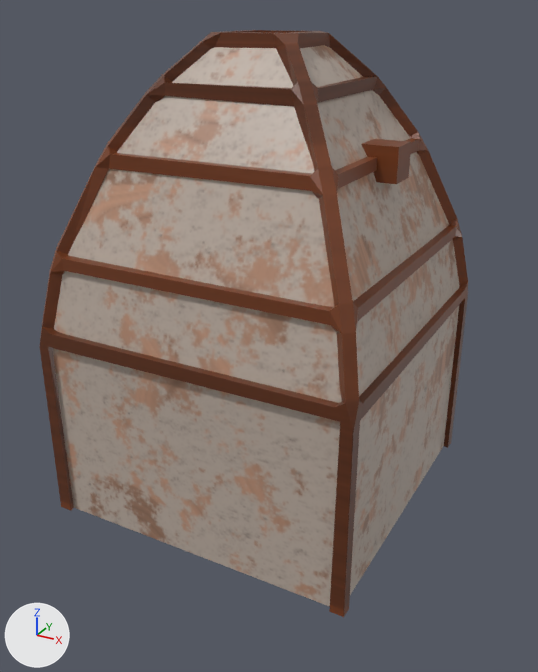
The OBJ model Proyecto/Proyecto/Models/House01.obj as it was, and as the next commit left it.
Before and after are seen from a camera (50 mm lens) standing at (1.4, -2.56, 1.97) and looking at (0.04, -0.08, 0.73). Lighting does not change. The marker at lower left points along +X, +Y and +Z. Where no turn or scale is listed for an object, it has been applied to the vertices.

Objects in the first picture: 'House.001_Cube.018'.
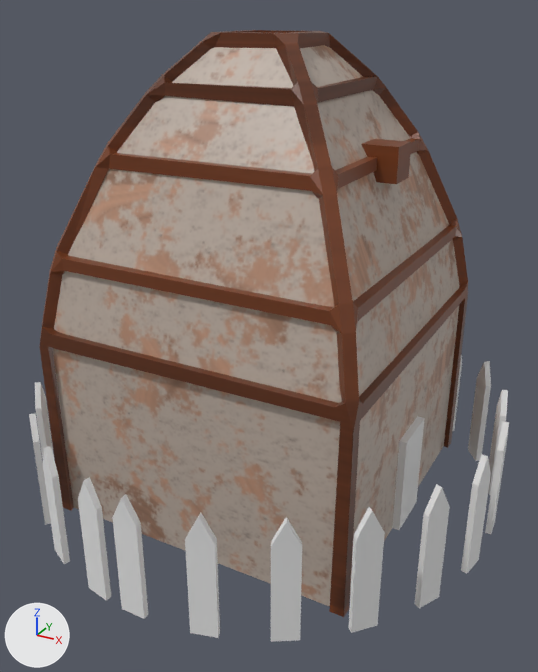
Edits to the bpy script that builds the scene:
```text
Add mat_fence_texture:
    mat_fence_texture = principled_material('Fence_Texture')
    mat_fence_texture.base_color = (0.8, 0.8, 0.8)  # white #e7e7e7
    mat_fence_texture.roughness = 1.0
Add mat_door_texture:
    mat_door_texture = principled_material('Door_Texture')
    mat_door_texture.base_color = (0.8, 0.8, 0.8)  # white #e7e7e7
    mat_door_texture.roughness = 1.0
Add me_fence_cube_001:
    me_fence_cube_001.from_pydata(...)  # 230 vertices, 368 faces; spans x -1.01..1.01, y -1.01..1.01, z 0.0..0.5
    me_fence_cube_001.materials.append(mat_fence_texture)  # white #e7e7e7
Add me_doormesh_plane_006:
    me_doormesh_plane_006.from_pydata([(0.63, -0.1, 0.0), (0.63, -0.1, 0.4), (0.63, 0.1, 0.0), (0.63, 0.1, 0.4), (0.63, -0.11, 0.0), (0.63, -0.11, 0.42), (0.63, 0.11, 0.0), (0.63, 0.11, 0.42), (0.67, -0.1, 0.0), (0.67, -0.1, 0.4), (0.67, 0.1, 0.0), (0.67, 0.1, 0.4), (0.67, -0.11, 0.0), (0.67, -0.11, 0.42), (0.67, 0.11, 0.0), (0.67, 0.11, 0.42)], [], [(1, 2, 0), (3, 6, 2), (4, 1, 0), (5, 3, 1), (10, 9, 8), (11, 14, 15), (9, 12, 8), (11, 13, 9), (2, 14, 10), (7, 14, 6), (5, 12, 13), (0, 10, 8), (0, 12, 4), (5, 15, 7), (1, 3, 2), (3, 7, 6), (4, 5, 1), (5, 7, 3), (10, 11, 9), (11, 10, 14), (9, 13, 12), (11, 15, 13), (2, 6, 14), (7, 15, 14), (5, 4, 12), (0, 2, 10), (0, 8, 12), (5, 13, 15)])
    me_doormesh_plane_006.materials.append(mat_door_texture)  # white #e7e7e7
Add ob_fence_cube_001:
    ob_fence_cube_001 = bpy.data.objects.new('Fence_Cube.001', me_fence_cube_001)
    ob_fence_cube_001.location = (0.0, 0.0, 0.0)
Add ob_doormesh_plane_006:
    ob_doormesh_plane_006 = bpy.data.objects.new('DoorMesh_Plane.006', me_doormesh_plane_006)
    ob_doormesh_plane_006.location = (0.0, 0.0, 0.0)
```

What differs and where, as boxes (x1, y1, x2, y2) in the pictures (538 x 672 px):
'Fence_Cube.001', added: after (29, 355, 509, 642)
'DoorMesh_Plane.006', added: after (392, 416, 425, 530)
